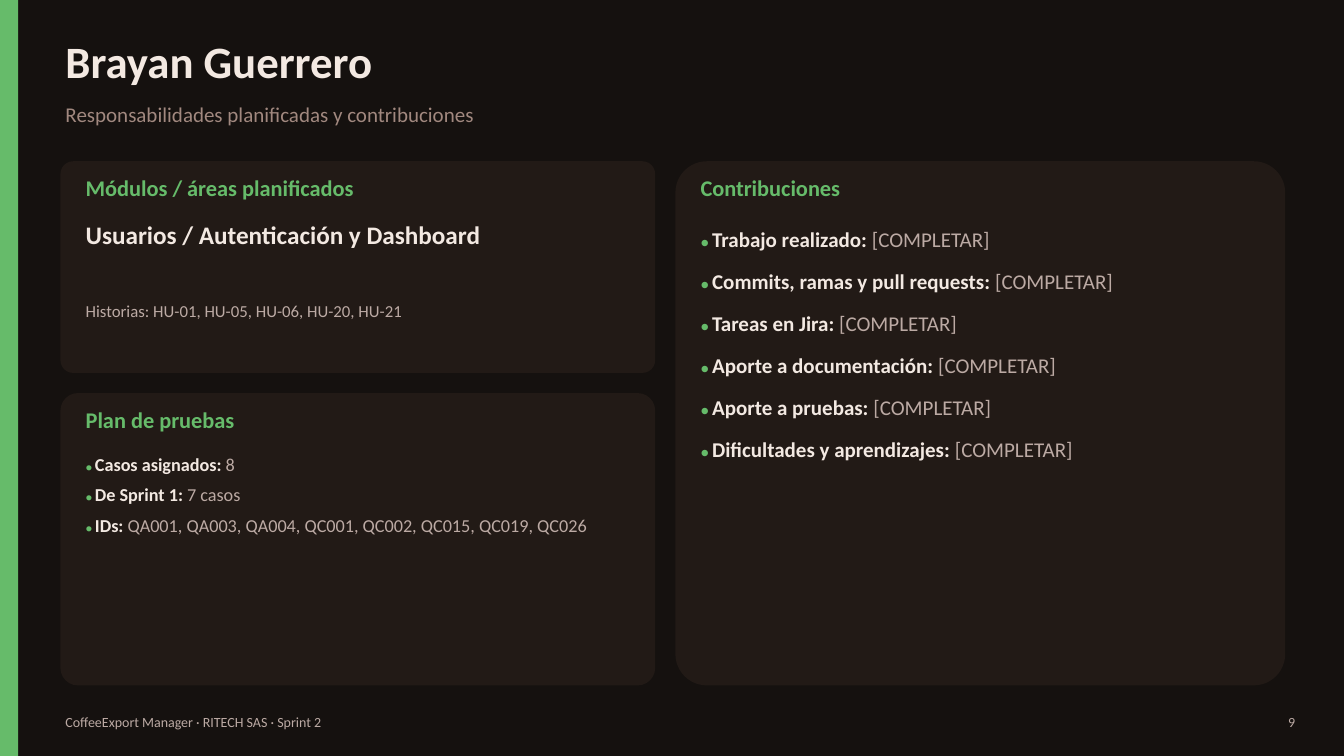
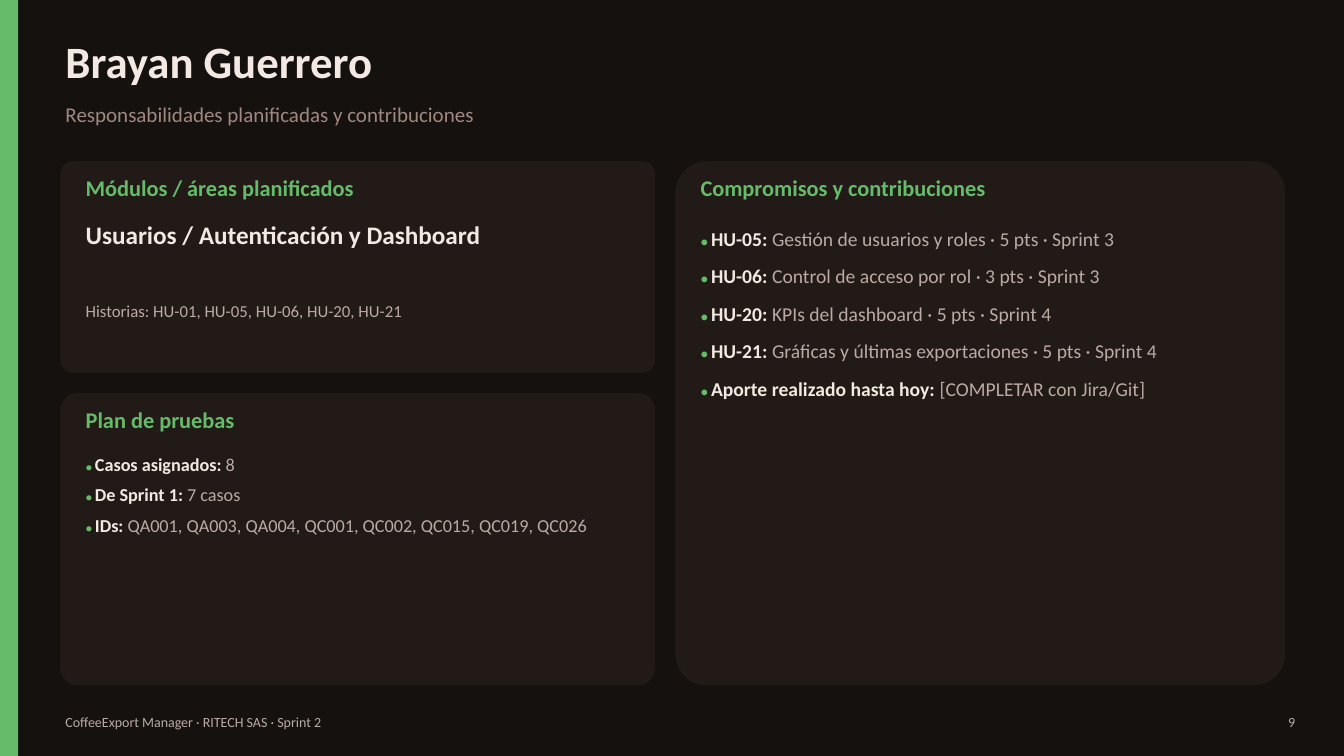
Before and after one commit to brayanckr/Proyecto-Calidad-de-software, a slide deck: slide 9 of docs/sprint2/CoffeeExport_Manager_Sprint2.pptx. Drawn at 1344x756 pixels with LibreOffice and Linux fonts; fonts in the diff are those of the drawing. Boxes give left, top, right and bottom in pixels: in the first picture for what was removed or moved away, otherwise in the second. Text is boxed around its words. In the diff, an @@ line names an element or a change of style, - is before the commit and + after.

Commit message:
Presentación: compromisos del Sprint 3 y 4 por integrante
Las diapositivas individuales muestran las historias comprometidas por cada
integrante según el backlog. Se deja un único campo [COMPLETAR] por persona
para su aporte ya realizado (Jira/Git).

```diff
--- a/docs/sprint2/CoffeeExport_Manager_Sprint2.pptx
+++ b/docs/sprint2/CoffeeExport_Manager_Sprint2.pptx
@@ text at (701, 180, 985, 200): text changed @@
-Contribuciones
+Compromisos y contribuciones
@@ text at (711, 232, 1157, 399): text changed; size 15 to 14 pt; text colour #F3E9E2 to #BCAAA4; bold off @@
-● Trabajo realizado: [COMPLETAR]
-● Commits, ramas y pull requests: [COMPLETAR]
-● Tareas en Jira: [COMPLETAR]
-● Aporte a documentación: [COMPLETAR]
-● Aporte a pruebas: [COMPLETAR]
-● Dificultades y aprendizajes: [COMPLETAR]
+● HU-05: Gestión de usuarios y roles · 5 pts · Sprint 3
+● HU-06: Control de acceso por rol · 3 pts · Sprint 3
+● HU-20: KPIs del dashboard · 5 pts · Sprint 4
+● HU-21: Gráficas y últimas exportaciones · 5 pts · Sprint 4
+● Aporte realizado hasta hoy: [COMPLETAR con Jira/Git]
```
Also in this commit, not shown: 4 other slides changed.
